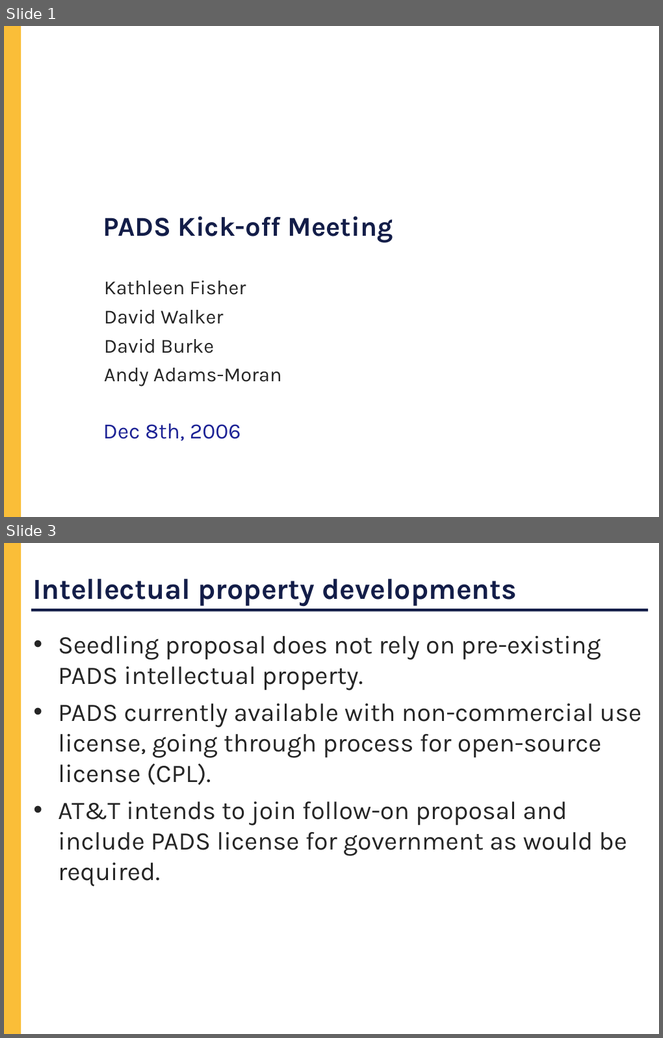
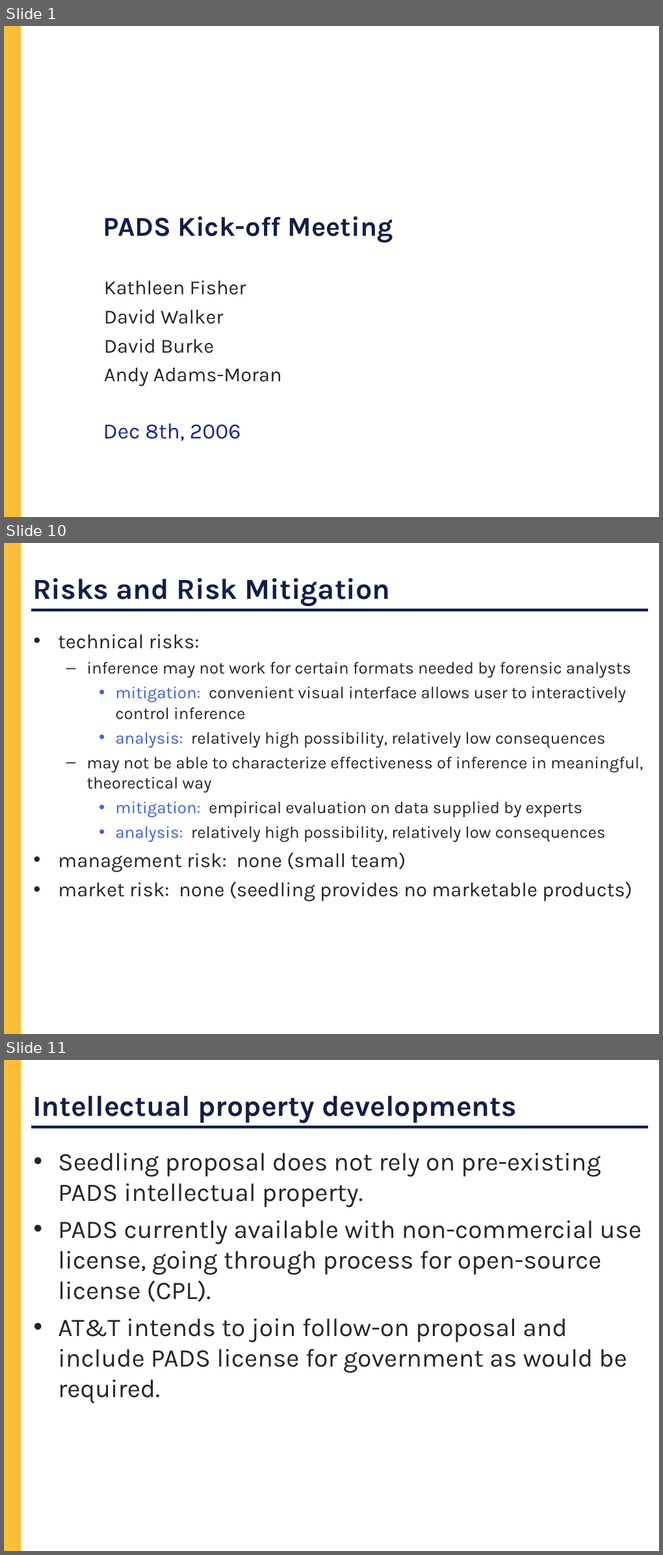
Before and after one commit to cornell-pl/forest, a slide deck: pads/Notes/DARPA/Kickoff.ppt. Shown one above the other, each under a label of ours: slides 1 and 3 before the commit, slides 1, 10 and 11 after it; the slides between them are not shown. The pictures are 663x1038 and 663x1555 pixels, drawn with LibreOffice and Linux fonts; fonts in the diff are those of the drawing; background and template pictures are left out. Boxes give left, top, right and bottom in pixels: in the first picture for what was removed or moved away, otherwise in the second. Text is boxed around its words. In the diff, an @@ line names an element or a change of style, - is before the commit and + after.

```diff
--- a/pads/Notes/DARPA/Kickoff.ppt
+++ b/pads/Notes/DARPA/Kickoff.ppt
@@ slide 10 added at (x1=4, y1=543, x2=659, y2=1034), background #FFFFFF; not listed: 2 template elements that a slide beside it also shows @@
@@ title added at (x1=33, y1=578, x2=391, y2=607), 32 pt, text #131D48, bold @@
+Risks and Risk Mitigation
@@ text added at (x1=58, y1=634, x2=644, y2=902), 18.5 pt, text #252525 @@
+• technical risks:
+  – inference may not work for certain formats needed by forensic analysts
+    • mitigation: convenient visual interface allows user to interactively control inference
+    • analysis: relatively high possibility, relatively low consequences
+  – may not be able to characterize effectiveness of inference in meaningful, theorectical way
+    • mitigation: empirical evaluation on data supplied by experts
+    • analysis: relatively high possibility, relatively low consequences
+• management risk: none (small team)
+• market risk: none (seedling provides no marketable products)
@@ what was slide 3 is now slide 11 @@
```
Also in this commit, not shown: 9 other slides added, 1 slide removed.
